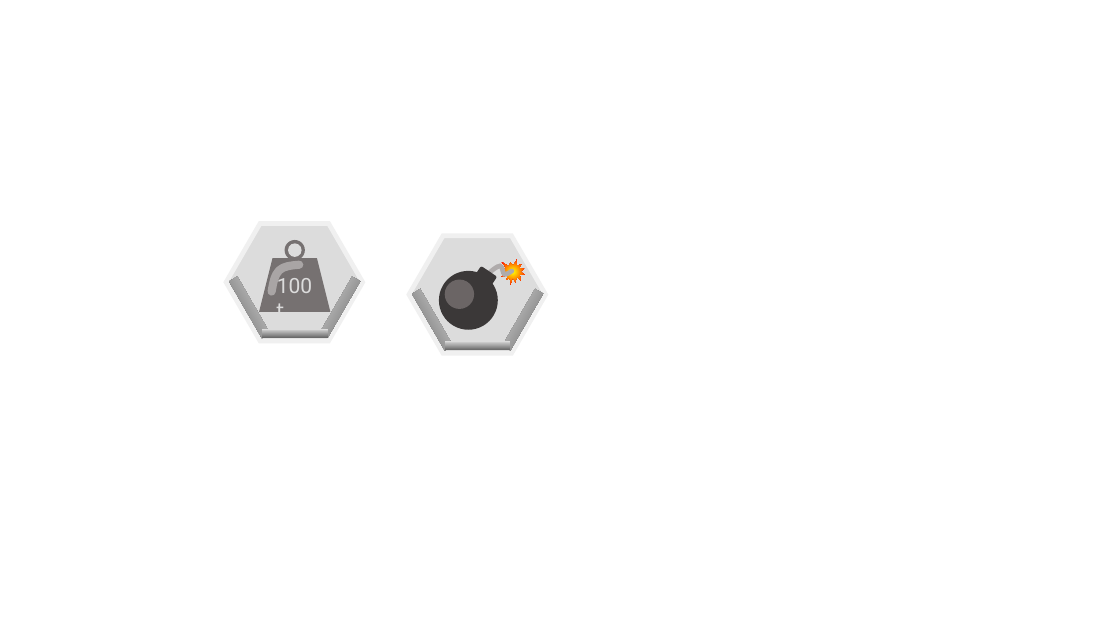
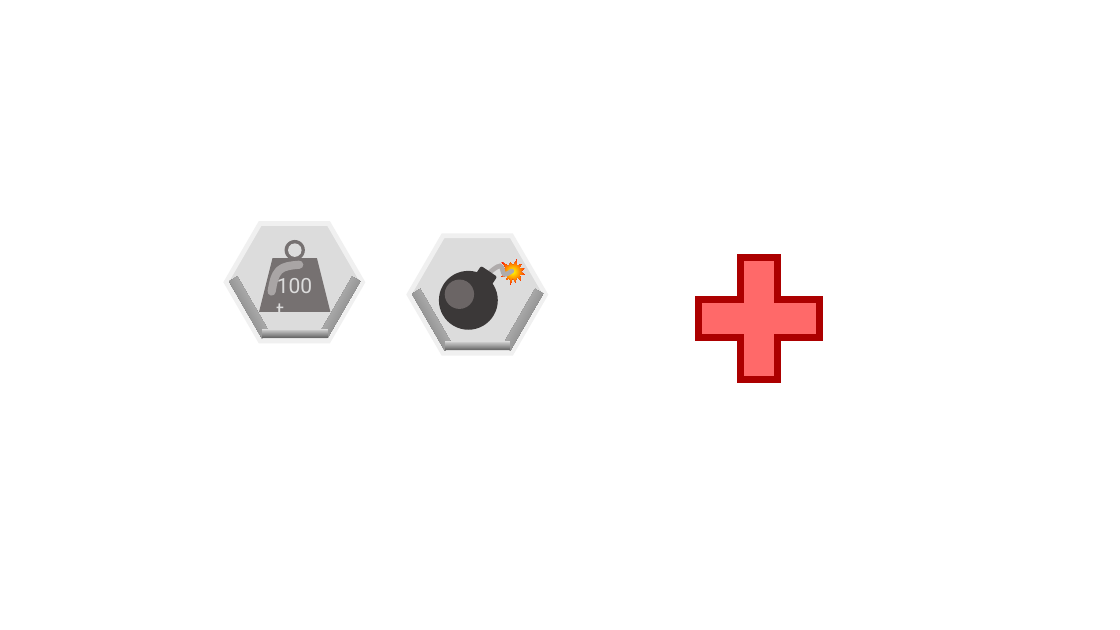
Before and after one commit to SNUGDC/Hextris, a slide deck: slide 37 of Hextris 아트 리소스.pptx. Drawn at 1120x630 pixels with LibreOffice and Linux fonts; fonts in the diff are those of the drawing. Boxes give left, top, right and bottom in pixels: in the first picture for what was removed or moved away, otherwise in the second. Text is boxed around its words. In the diff, an @@ line names an element or a change of style, - is before the commit and + after.

```diff
--- a/Hextris 아트 리소스.pptx
+++ b/Hextris 아트 리소스.pptx
@@ plus sign added at <box>676,236,842,402</box>, fill #FF6969, outline #AC0000 6 pt @@
```
Also in this commit, not shown: 2 other slides changed, 1 slide added, 24 other files.
